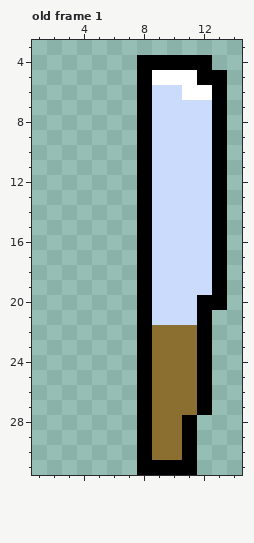
A pixel-art file gets an edit: Assets/Art/Ase/Machete.aseprite. That is the earlier state.
32x32 pixels, 1 frame. Shown: old frame 1: x 1..14, y 3..31. The commit also changed other frames, which this record leaves out.
Once edited:
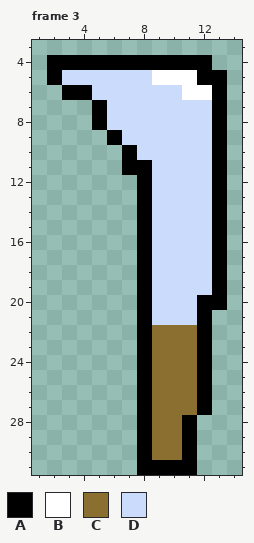
Palette (. is transparent): A #000000  B #ffffff  C #8a6f30  D #cbdbfc
A new or re-ordered frame is compared with the old frame closest to it.
What changed:
frames 1 -> 3
Frame 3 is new; against old frame 1:
There is now colour A in row 4 at x 2 to 7; in row 5 at x 2; in row 6 at x 3 to 4; in rows 7 to 8 at x 5; in row 9 at x 6; in rows 10 to 11 at x 7.
There is now colour D in row 5 at x 3 to 7; in row 6 at x 5 to 7; in rows 7 to 8 at x 6 to 7; in row 9 at x 7.
The edit turns colour A into colour D in rows 5 to 10 at x 8.
Pixel boxes of the changes (left, top, right, bottom) in both pictures:
changed: (47, 55, 152, 175)
